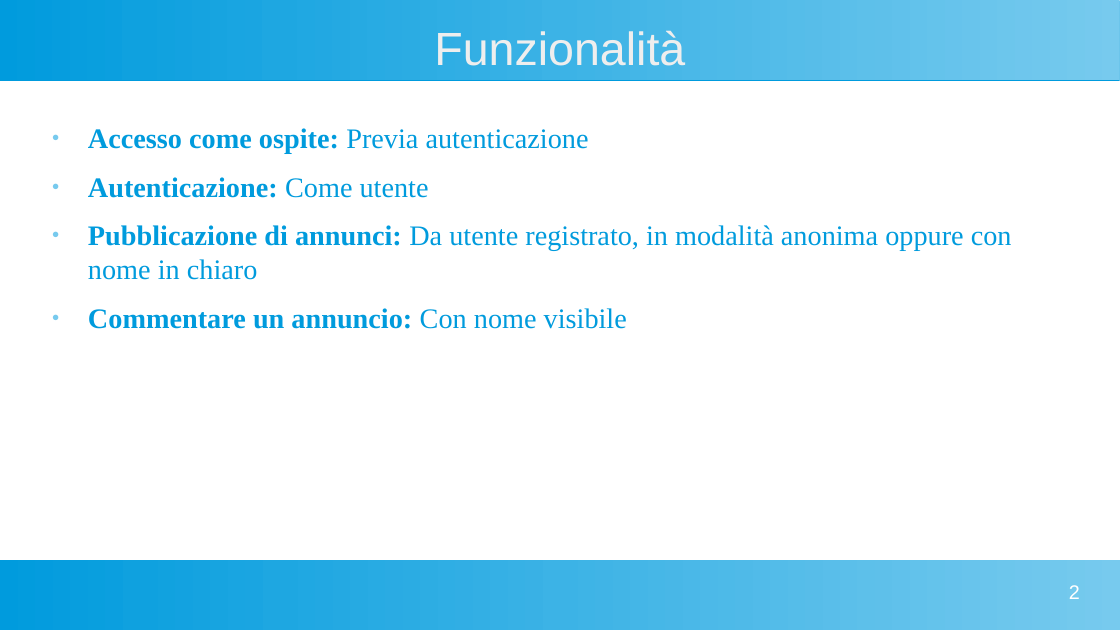
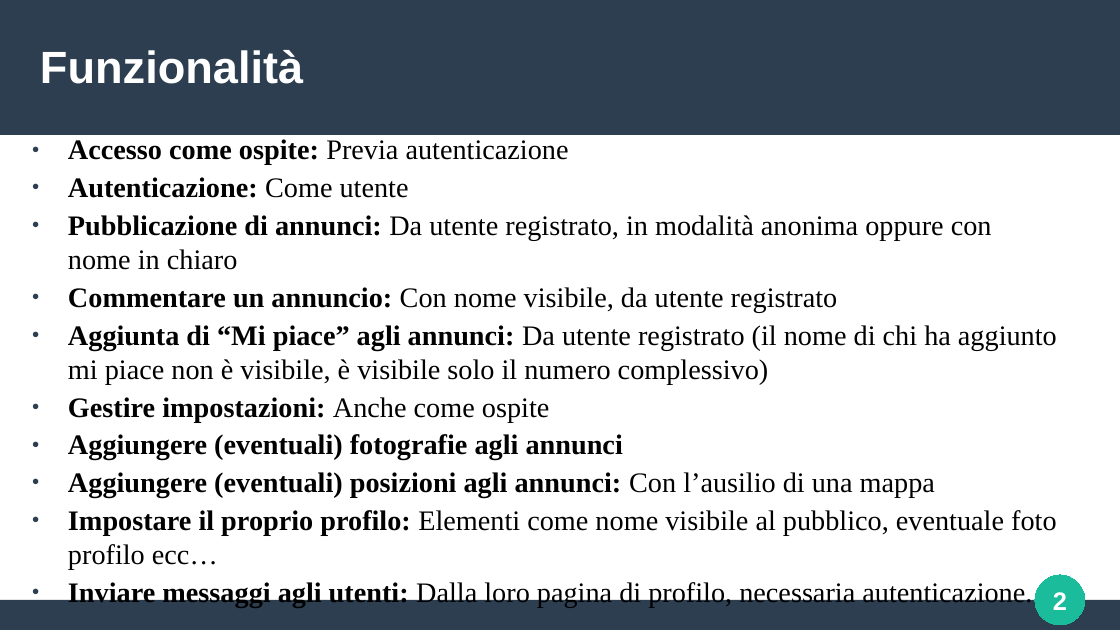
Before and after one commit to FrancescoPazz/UniBoard, a slide deck: slide 2 of docs/Presentazione.odp. Drawn at 1120x630 pixels with LibreOffice and Linux fonts; fonts in the diff are those of the drawing. Boxes give left, top, right and bottom in pixels: in the first picture for what was removed or moved away, otherwise in the second. Text is boxed around its words. In the diff, an @@ line names an element or a change of style, - is before the commit and + after.

Commit message:
Edited slides

```diff
--- a/docs/Presentazione.odp
+++ b/docs/Presentazione.odp
@@ rectangle at bbox=[0, 0, 1120, 135]: fill gradient #77CAEE to #75C9EE to #73C9ED to #71C8ED to #6FC7ED to #6EC6ED to #2C3E50; shadow off @@
@@ rectangle: place and size @@
-rectangle at bbox=[0, 0, 1120, 80]
+rectangle at bbox=[0, 0, 1120, 135]
@@ title "Funzionalità" at bbox=[40, 50, 303, 84]: size 33 to 32 pt, text colour #EEEEEE to #FFFFFF, bold on; alignment centre to left @@
@@ text "Accesso come ospite: Previa autenticazione": place and size @@
-text "Accesso come ospite: Previa autenticazione" at bbox=[88, 128, 1012, 329]
+text "Accesso come ospite: Previa autenticazione" at bbox=[68, 139, 1057, 607]
@@ text "Accesso come ospite: Previa autenticazione" at bbox=[68, 139, 1057, 607]: vertical alignment top to middle @@
@@ text at bbox=[68, 139, 992, 270]: text colour #009BDD to #000000 in "Accesso come ospite: Previa autenticazione", "Autenticazione: Come utente", "Pubblicazione di annunci: Da utente registrato, in ..."; less space between paragraphs; bullet colour #77CAEE to #2C3E50 @@
@@ text at bbox=[68, 287, 1057, 607]: text changed; text colour #009BDD to #000000; bold off @@
-● Commentare un annuncio: Con nome visibile
+● Commentare un annuncio: Con nome visibile, da utente registrato
+● Aggiunta di “Mi piace” agli annunci: Da utente registrato (il nome di chi ha aggiunto mi piace non è visibile, è visibile solo il numero complessivo)
+● Gestire impostazioni: Anche come ospite
+● Aggiungere (eventuali) fotografie agli annunci
+● Aggiungere (eventuali) posizioni agli annunci: Con l’ausilio di una mappa
+● Impostare il proprio profilo: Elementi come nome visibile al pubblico, eventuale foto profilo ecc…
+● Inviare messaggi agli utenti: Dalla loro pagina di profilo, necessaria autenticazione.
@@ page number: place and size @@
-page number at bbox=[1069, 585, 1080, 599]
+page number at bbox=[1053, 592, 1067, 610]
@@ page number at bbox=[1053, 592, 1067, 610]: size 14 to 18 pt, bold on; alignment right to centre; vertical alignment top to middle @@
@@ ellipse added at bbox=[1036, 575, 1085, 625], fill #1ABC9C, outline #1ABC9C 0 pt @@
@@ rectangle: place and size @@
-rectangle at bbox=[0, 560, 1120, 630]
+rectangle at bbox=[0, 601, 1120, 630]
@@ rectangle at bbox=[0, 601, 1120, 630]: fill gradient #77CAEE to #75C9EE to #73C9ED to #71C8ED to #6FC7ED to #6EC6ED to #2C3E50; shadow off @@
```
Also in this commit, not shown: 1 other slide changed, 1 slide added.
